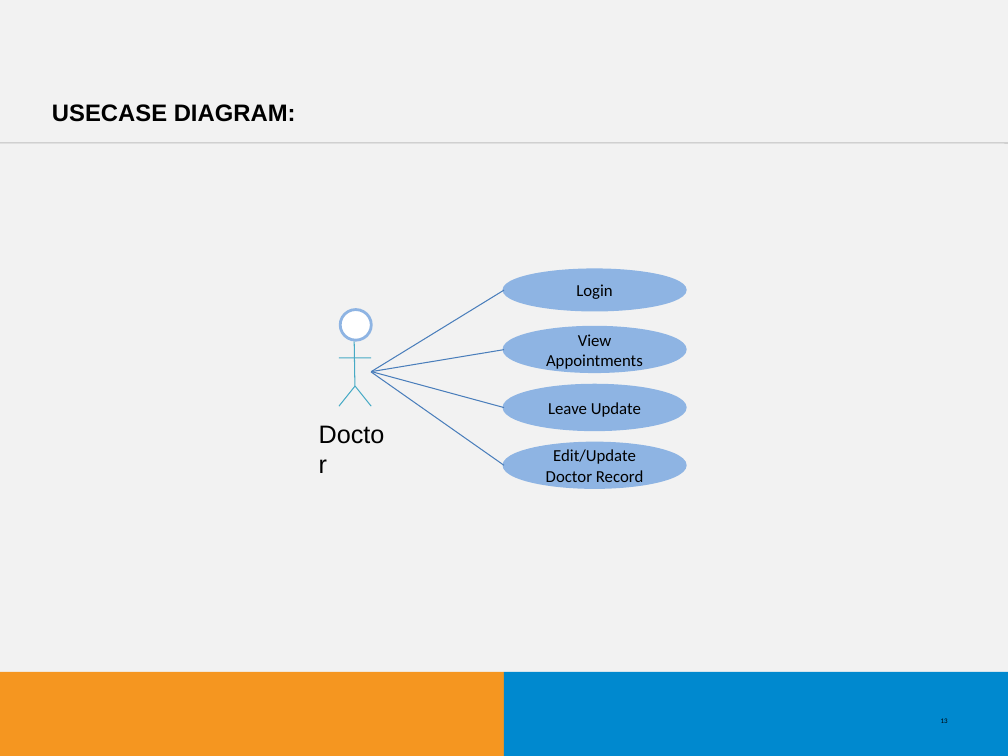
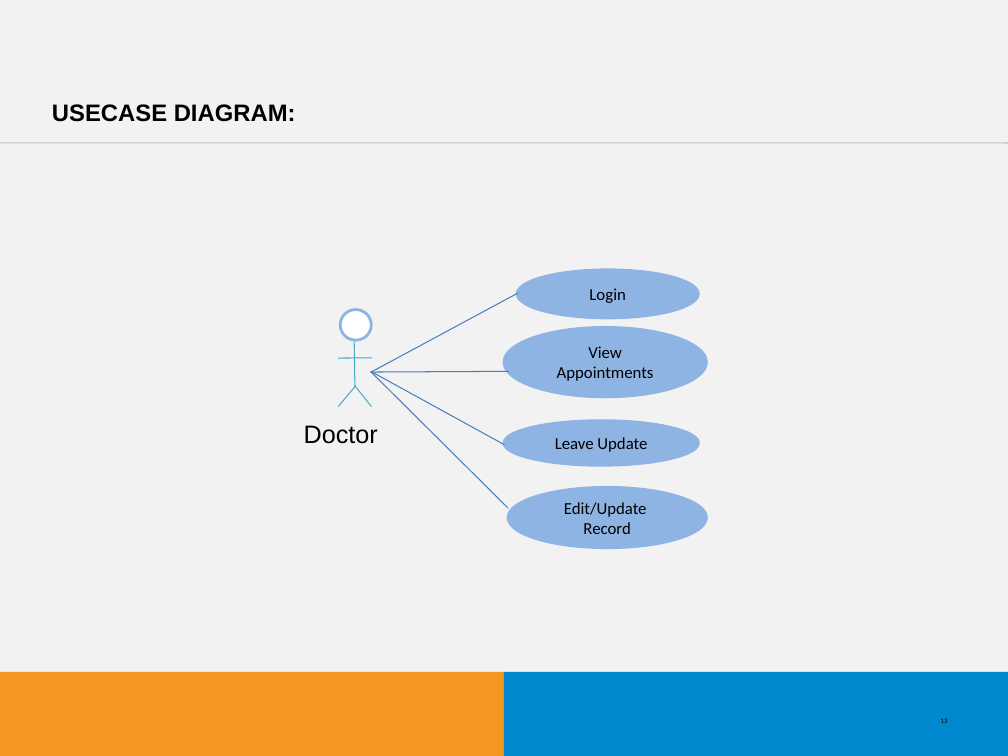
Before and after one commit to VishnuKandoth/clinicare, a slide deck: slide 13 of SYNOPISIS CLINICARE.ppt. Drawn at 1008x756 pixels with LibreOffice and Linux fonts; fonts in the diff are those of the drawing; background and template pictures are left out. Boxes give left, top, right and bottom in pixels: in the first picture for what was removed or moved away, otherwise in the second. Text is boxed around its words. In the diff, an @@ line names an element or a change of style, - is before the commit and + after.

```diff
--- a/SYNOPISIS CLINICARE.ppt
+++ b/SYNOPISIS CLINICARE.ppt
@@ line moved from (371, 372) - (504, 290) to (371, 372) - (517, 293) @@
@@ ellipse "Login": place and size @@
-ellipse "Login" at (504, 270, 685, 310)
+ellipse "Login" at (517, 270, 699, 319)
@@ ellipse "View Appointments": place and size @@
-ellipse "View Appointments" at (504, 328, 685, 372)
+ellipse "View Appointments" at (504, 328, 707, 397)
@@ line moved from (371, 372) - (504, 466) to (371, 372) - (504, 445) @@
@@ line moved from (371, 372) - (504, 350) to (371, 372) - (508, 371) @@
@@ line moved from (371, 372) - (504, 407) to (371, 372) - (508, 508) @@
@@ text "Doctor" rewrapped from (308, 413, 401, 484) to (304, 425, 378, 444) @@
@@ ellipse "Leave Update": place and size @@
-ellipse "Leave Update" at (504, 385, 685, 429)
+ellipse "Leave Update" at (504, 420, 699, 465)
@@ ellipse "Edit/Update Record": place and size @@
-ellipse "Edit/Update Record" at (504, 444, 685, 488)
+ellipse "Edit/Update Record" at (508, 488, 707, 548)
@@ text in ellipse at (564, 502, 647, 534): text changed @@
-Edit/Update Doctor Record
+Edit/Update Record
```
Also in this commit, not shown: 10 other slides changed, 3 other files.
